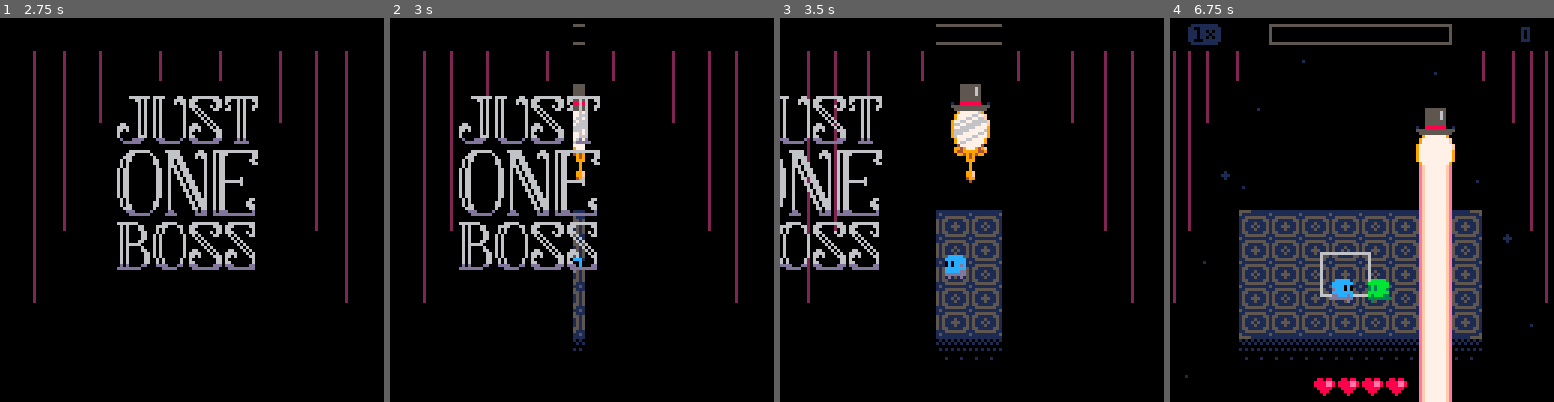
Above: before the commit, frames 1-4 (left to right).
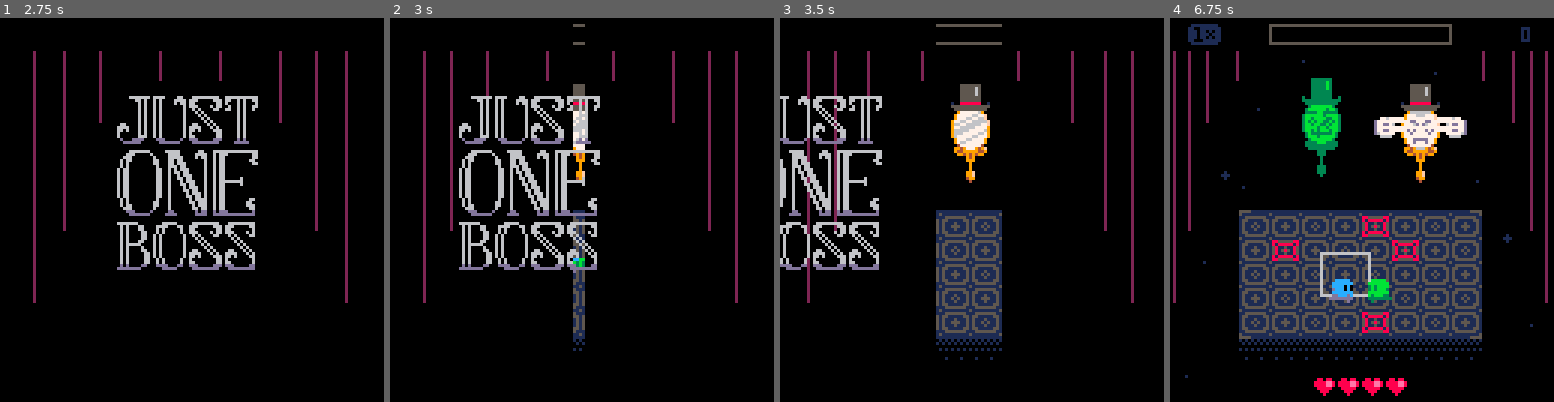
Above: after the commit, the same moments.

Repository: aylanonsense/just-one-boss
Game: PICO-8 cartridge cart.p8
Same seed, same stepped clock (60 frames per second), same inputs: the game is played once before the commit and once after it.
Inputs:
- Up to frame 1 (2.75 s): tap X (X key) at 0.33, 1.07, 1.85 s; tap O (Z key) at 0.7, 1.7, 2.1, 2.5 s; hold Right 1.6-2.1 s; hold Up 2.15-2.42 s; hold Right from 2.47 s (still down)
- Up to frame 2 (3 s): keep holding Right; tap O (Z key) at 2.9 s; tap X (X key) at 2.97 s
- Up to frame 3 (3.5 s): release Right at 3.03 s; hold Left from 3.08 s (still down); tap O (Z key) at 3.3 s
- Up to frame 4 (6.75 s): release Left at 3.58 s; hold Down 3.63-3.97 s; tap O (Z key) every 0.4 s from 3.7 to 6.5 s; hold Right 4.02-4.68 s; tap X (X key) at 4.08, 5.2, 6.32 s; hold Up 4.73-5.03 s; hold Left 5.08-5.68 s; hold Down 5.73-6.03 s; hold Right 6.08-6.58 s; hold Right from 6.63 s (still down)

Frame 1 is identical in both runs. In frame 2, less than 0.1% of the frame differs, in the area x 47-51%, y 62-65%; in frame 3, 0.3%; in frame 4, 10%, in the area x 26-78%, y 15-100%.

Commit message:
Victory screen high score for score.. timer next

Diff:
--- a/cart.p8
+++ b/cart.p8
@@ -1,7 +1,18 @@
 pico-8 cartridge // http://www.pico-8.com
 version 8
 __lua__
+--just one boss
+--by bridgs
+
+-- set cart data (for saving and loading high scores)
+cartdata("bridgs_justoneboss_1_test")
+
 --[[
+cart data:
+	0: high score
+	1: best time minutes
+	2: best time seconds
+
 coordinates:
   +x is right, -x is left
   +y is down / towards the screen, -y is up / away from the screen
@@ -36,7 +47,7 @@
 function noop() end
 
 -- global debug vars
-local starting_phase,skip_animations,one_hit_ko,one_hit_death=3,true,true,false
+local starting_phase,skip_animations,one_hit_ko,one_hit_death=4,true,true,true
 
 -- global scene vars
 local scene_frame,freeze_frames,screen_shake_frames,is_paused=0,0,0 -- ,false
@@ -153,20 +164,56 @@
 		-- draw
 		function(self,x)
 			sspr2(47,102,81,26,x-40,15)
-			print("you did it!",x-21,41,15)
-			print("you beautiful",x-25,49)
-			print("person, you!",x-23,57)
+			sspr2(120,79,8,9,x-51,32)
+			sspr2(120,79,8,9,x+44,32,true)
+			print("you did it!",x-20.5,42,15)
+			print("you beautiful",x-24.5,50)
+			print("person, you!",x-22.5,58)
 			-- print score
-			self:draw_score(x,73,"score:","27100","5:45")
+			if self.show_score then
+				self:draw_score(x,73,"score:",score.."00","-:--")
+			end
 			-- print best
-			self:draw_score(x,81,"best:","27100","5:45")
-		end,
+			if self.show_best then
+				self:draw_score(x,81,"best:",dget(0).."00","-:--",dget(0)<=score)
+			end
+			if self.frames_alive%30<22 and not self.is_activated then
+				print("press    to return",29,99,13)
+				print("to menu",49,107)
+				sspr2(88,12,8,7,52,98,true)
+			end
+		end,
+		-- update
+		function(self)
+			if self.frames_alive==30 then
+				self.show_score=true
+			elseif self.frames_alive==60 then
+				if score>=dget(0) then
+					dset(0,score)
+				end
+				self.show_best=true
+			end
+			if btnp(0) and not self.is_activated then
+				self.is_activated=true
+				show_title_screen({title_screen,self})
+			end
+		end,
+		is_pause_immune=true,
 		render_layer=18,
 		x=63,
-		draw_score=function(self,x,y,label_text,score_text,time_text)
-			print(label_text,x-42,y,7)
-			print(score_text,x+6-4*#score_text,y)
-			print(time_text,x+30-4*#time_text,y)
+		draw_score=function(self,x,y,label_text,score_text,time_text,show_score_bang,show_time_bang)
+			print(label_text,x-42.5,y,7)
+			print(score_text,x+9.5-4*#score_text,y)
+			print(time_text,x+45.5-4*#time_text,y)
+			sspr2(97,4,5,5,x+18,y)
+			if self.frames_alive%30<22 then
+				if show_score_bang then
+					print("!",x+9.5,y,9)
+				end
+				if show_time_bang then
+					print("!",x+45.5,y,9)
+				end
+			end
 		end
 	},
 	death_prompt={
@@ -182,16 +229,7 @@
 		function(self)
 			if self.frames_alive>120 and btnp(0) then
 				self:die()
-				local movables,movable={player_figment,player_health,title_screen}
-				for movable in all(movables) do
-					movable:move(127,0,100,ease_in_out,{-70,0,0,0},true)
-					movable.x-=2
-				end
-				title_screen:promise_sequence(
-					110,
-					function()
-						starting_phase,title_screen.is_activated=1 -- ,false
-					end)
+				show_title_screen({player_figment,player_health,title_screen})
 			end
 		end,
 		render_layer=17,
@@ -416,7 +454,7 @@
 				curtains:set_anim() -- close
 				player_health:promise_sequence(
 					30,
-					{"move",63,45,60,ease_in_out,{-60,10,-40,10}})
+					{"move",62.5,45,60,ease_in_out,{-60,10,-40,10}})
 				player:die()
 				player=nil
 			end
@@ -1980,6 +2018,19 @@
 	}
 end
 
+function show_title_screen(movables)
+	local movable
+	for movable in all(movables) do
+		movable:move(127,0,100,ease_in_out,{-70,0,0,0},true)
+		movable.x-=2
+	end
+	title_screen:promise_sequence(
+		110,
+		function()
+			starting_phase,title_screen.is_activated=1 -- ,false
+		end)
+end
+
 -- drawing functions
 function is_rendered_on_top_of(a,b)
 	return ternary(a.render_layer==b.render_layer,a:row()>b:row(),a.render_layer>b.render_layer)
@@ -2083,11 +2134,11 @@
 0000cccccccccccccccc0000000cccccc0000ccccccc0008dccccc000000000000000000ccc000000c0c0000000ccccccc000200055555650000000090f00000
 0000cccc1c1cccc1111c1c0000ccc11c10000cccc1c10000cccccc0000c11cccc000000cc1c00000ccccc00000cc11c11cc00200055555650000000090f00000
 0000cdcc1c1cddd1111c1c00cddcc11c10000dccc1c1000dcc1c1cc0ccc11111cc000ddcc1c00d0ccccccc00ddcccccccccdd200055555650000009094f09000
-0000cccccccccccccccccc000cccccccc0000ccccccc00ddcc1c1cc0ccddcccccc00000cccc000dcccc11c0d00ccccc002222200055555550000094499944900
-0000ddcccccddcdddd00000000ddccddc0000ddcccdc000ddccccc0ddccccccdd000000dccc000ccc1c11cd00ccccccc02222200055555550000009977799000
-0000ddddddddddd0000000000ddddddd0000dddddddd0000ddcccd0ddddddd000000000dddd00000ccccccc0dc11c11cd2222210088888880010097777777900
-00000d000d00d00000000000000000d00000000000d000000d0009800000d000000000d000d000dcccccc0000dcccccd022222555555555555509777777777f0
-000ccccc00000000c00000000ccccc000000ccccc000000ccccc000000000000000000000000000ddddddd000ccccccc022222055555555555009777777777f0
+0000cccccccccccccccccc000cccccccc0000ccccccc00ddcc1c1cc0ccddcccccc00000cccc000dcccc11c0d00ccccc000676000055555550000094499944900
+0000ddcccccddcdddd00000000ddccddc0000ddcccdc000ddccccc0ddccccccdd000000dccc000ccc1c11cd00ccccccc06070600055555550000009977799000
+0000ddddddddddd0000000000ddddddd0000dddddddd0000ddcccd0ddddddd000000000dddd00000ccccccc0dc11c11cd6077610088888880010097777777900
+00000d000d00d00000000000000000d00000000000d000000d0009800000d000000000d000d000dcccccc0000dcccccd060006555555555555509777777777f0
+000ccccc00000000c00000000ccccc000000ccccc000000ccccc000000000000000000000000000ddddddd000ccccccc006660055555555555009777777777f0
 00ccccccc000000ccc0000000ccccc00000ccccccc0090ccccccc090000000000000000000000000d000d0000dcccccd0222005555555555600977777777777f
 00ccccccc000000ccc000000ccccccc0000ccccccc000dcccccccd00d0000000d00d0000000d0101010101010ddddddd0222155511111115561977777777777f
 00dcccccd000000ccc000000ccccccc0000dcccccd0080cdddddc080dcccccccd00cdcccccdc00101010101000d000d002225511111111111659777777777779
